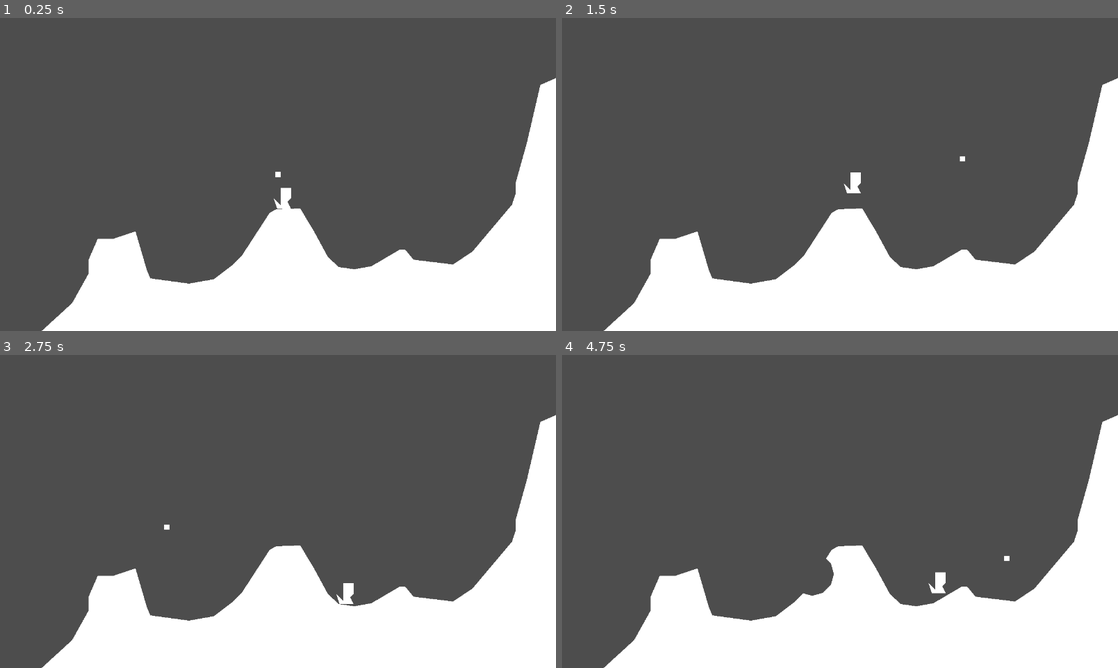
Above: before the commit, frames 1-4 (two rows, left to right).
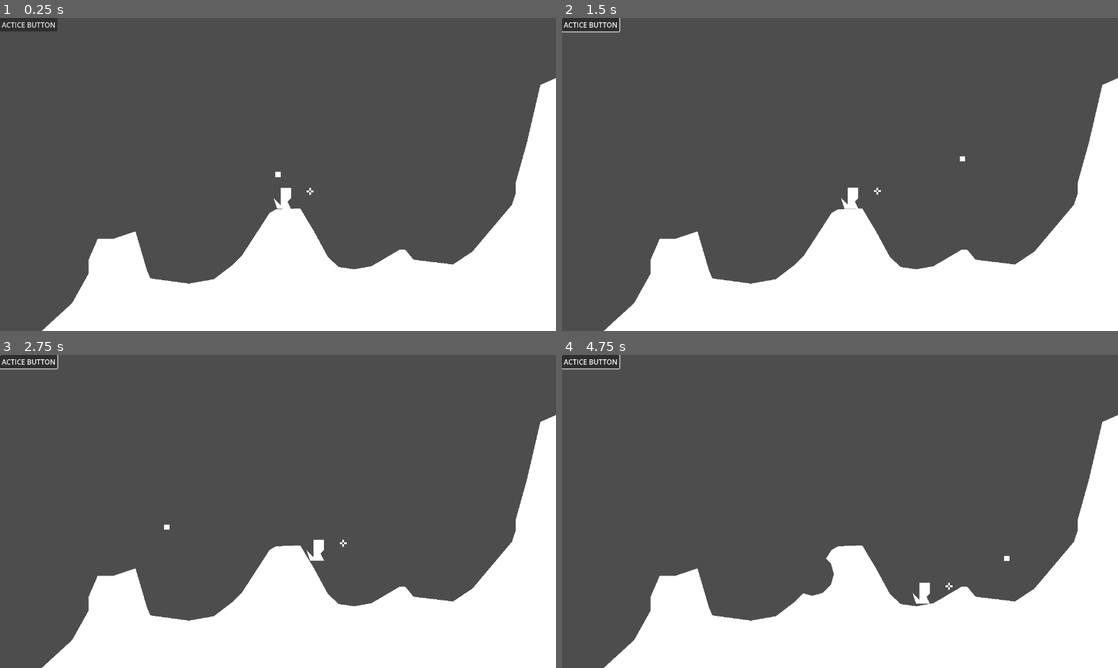
Above: after the commit, the same moments.

Repository: mojunikatowynick/Worms
Game: Godot game, scene res://Scene/main.tscn
Same seed, same stepped clock (60 frames per second), same inputs: the game is played once before the commit and once after it.
Inputs (mouse positions are in pixels of both pictures, inside the frame that each line leads up to):
- Up to frame 1 (0.25 s): no input
- Up to frame 2 (1.5 s): click (589, 24) at 0.5 s, where only the run after the commit has a clickable "ACTICE BUTTON"; tap Enter at 1.25 s; move the mouse to (962, 158) at 1.27 s; hold Right (right) from 1.28 s (still down); tap Space (jump) at 1.35 s
- Up to frame 3 (2.75 s): keep holding Right (right); tap Space (jump) at 1.52, 1.82, 2.27, 2.3, 2.57 s; move the mouse to (166, 527) at 2.02 s; click (166, 527) at 2.1 s
- Up to frame 4 (4.75 s): move the mouse to (895, 442) at 2.77 s; release Right (right) at 2.78 s; hold A (left) 2.78-3.53 s; tap Space (jump) at 2.85, 3.77, 3.8, 4.07, 4.35, 4.52 s; move the mouse to (812, 574) at 3.52 s; hold Right (right) from 3.53 s (still down); click (812, 574) at 3.6 s; move the mouse to (1006, 558) at 4.27 s

The runs differ from the first frame. In frame 1, 0.4% of the frame differs, in the area x 0-57%, y 0-57%; in frame 2, 0.7%; in frame 3, 0.7%; in frame 4, 0.8%, in the area x 0-71%, y 0-80%.

Commit message:
made energy to worm inactive and crosshair

Diff:
--- a/Bullet.gd
+++ b/Bullet.gd
@@ -2,13 +2,14 @@
 
 @onready var collision_operator = $aim/CollisionPolygon2D
 var collider
+var mouse_pos
 
 func _process(_delta):
 	mouse_track()
 	collision_operator_disabled()
 
 func mouse_track():
-	var mouse_pos = get_global_mouse_position()
+	mouse_pos = get_global_mouse_position()
 	$aim.global_position = mouse_pos
 
 func collision_operator_disabled():
@@ -24,3 +25,8 @@
 	collider = body
 	if "clip" in collider.get_parent():
 		collider.get_parent().clip(collision_operator)
+	if "push_back" in collider:
+		var center = mouse_pos
+		var energy = 500
+		var damage = 50
+		collider.push_back(center, energy, damage)
--- /dev/null
+++ b/Global/Global.gd
@@ -0,0 +1,3 @@
+extends Node
+
+var explosion_center
--- /dev/null
+++ b/Scene/main.gd
@@ -0,0 +1,11 @@
+extends Node2D
+
+
+# Called when the node enters the scene tree for the first time.
+func _ready():
+	pass # Replace with function body.
+
+
+# Called every frame. 'delta' is the elapsed time since the previous frame.
+func _process(delta):
+	pass
--- a/Scene/main.tscn
+++ b/Scene/main.tscn
@@ -12,3 +12,19 @@
 
 [node name="Worm" parent="." instance=ExtResource("3_u87op")]
 position = Vector2(654, 396)
+
+[node name="Control" type="CenterContainer" parent="."]
+offset_right = 132.0
+offset_bottom = 31.0
+size_flags_horizontal = 2
+size_flags_vertical = 4
+
+[node name="Button" type="Button" parent="Control"]
+layout_mode = 2
+size_flags_horizontal = 3
+size_flags_vertical = 4
+toggle_mode = true
+text = "ACTICE BUTTON"
+metadata/_edit_use_anchors_ = true
+
+[connection signal="toggled" from="Control/Button" to="Worm" method="_on_button_toggled"]
--- a/Scene/worm.gd
+++ b/Scene/worm.gd
@@ -3,12 +3,18 @@
 var gravity = ProjectSettings.get_setting("physics/2d/default_gravity")
 @export var jump_speed: int = -350
 @export var move_speed: int = 100
+var active: bool = false
+var hp = 100
+@onready var center_point = $Polygon2D/center
 
 func _physics_process(delta):
 
 	sprite_scalling()
 	move_and_slide()
 	movement(delta)
+
+	if hp <= 0:
+		queue_free()
 
 func sprite_scalling():
 	if velocity.x > 0:
@@ -17,9 +23,43 @@
 		$Polygon2D.scale.x = -1
 
 func movement(delta):
+
 	velocity.y += gravity * delta
-	var direction = Input.get_axis("left","right")
-	velocity.x = direction * move_speed
 
-	if Input.is_action_just_pressed("jump") and is_on_floor():
-		velocity.y = jump_speed
+	if active:
+		var direction = Input.get_axis("left","right")
+		velocity.x = direction * move_speed
+
+		if Input.is_action_pressed("up") and center_point.rotation_degrees >= -90:
+			center_point.rotation_degrees -= 5
+		elif Input.is_action_pressed("down") and center_point.rotation_degrees <= 90:
+			center_point.rotation_degrees += 5
+
+		if Input.is_action_just_pressed("jump") and is_on_floor():
+			velocity.y = jump_speed
+	else:
+		if velocity.x > 50 and is_on_floor():
+			velocity.x = velocity.x - 10
+			if velocity.x < 50:
+				velocity.x = 0
+		elif velocity.x < -50 and is_on_floor():
+			velocity.x = velocity.x + 10
+			if velocity.x > -50:
+				velocity.x = 0
+
+
+
+
+func push_back(center, energy, damage):
+		var fly_dir = center_point.global_position - center
+		velocity = fly_dir.normalized() * energy
+		hp -= damage
+
+
+
+func _on_button_toggled(toggled_on):
+	if toggled_on:
+		active = true
+	else:
+		active = false
+	print(active)
--- a/Scene/worm.tscn
+++ b/Scene/worm.tscn
@@ -1,6 +1,7 @@
-[gd_scene load_steps=3 format=3 uid="uid://clcn4ycjgav8r"]
+[gd_scene load_steps=4 format=3 uid="uid://clcn4ycjgav8r"]
 
 [ext_resource type="Script" path="res://Scene/worm.gd" id="1_jcqn5"]
+[ext_resource type="Texture2D" uid="uid://lm8tedxr7wai" path="res://Grafika/aim.png" id="2_0ta8y"]
 
 [sub_resource type="RectangleShape2D" id="RectangleShape2D_qub5h"]
 size = Vector2(32, 48)
@@ -12,5 +13,13 @@
 [node name="Polygon2D" type="Polygon2D" parent="."]
 polygon = PackedVector2Array(16, -24, -8, -24, -8, 16, -24, 0, -16, 24, 16, 24, 8, 8, 16, 0)
 
+[node name="center" type="Marker2D" parent="Polygon2D"]
+position = Vector2(0, -16)
+
+[node name="Sprite2D" type="Sprite2D" parent="Polygon2D/center"]
+position = Vector2(60, 0)
+scale = Vector2(2, 2)
+texture = ExtResource("2_0ta8y")
+
 [node name="CollisionShape2D" type="CollisionShape2D" parent="."]
 shape = SubResource("RectangleShape2D_qub5h")
--- a/project.godot
+++ b/project.godot
@@ -15,6 +15,10 @@
 config/features=PackedStringArray("4.2", "Mobile")
 config/icon="res://icon.svg"
 
+[autoload]
+
+Global="*res://Global/Global.gd"
+
 [display]
 
 window/size/viewport_width=1280
@@ -22,6 +26,12 @@
 
 [input]
 
+ui_accept={
+"deadzone": 0.5,
+"events": [Object(InputEventKey,"resource_local_to_scene":false,"resource_name":"","device":0,"window_id":0,"alt_pressed":false,"shift_pressed":false,"ctrl_pressed":false,"meta_pressed":false,"pressed":false,"keycode":4194309,"physical_keycode":0,"key_label":0,"unicode":0,"echo":false,"script":null)
+, Object(InputEventKey,"resource_local_to_scene":false,"resource_name":"","device":0,"window_id":0,"alt_pressed":false,"shift_pressed":false,"ctrl_pressed":false,"meta_pressed":false,"pressed":false,"keycode":4194310,"physical_keycode":0,"key_label":0,"unicode":0,"echo":false,"script":null)
+]
+}
 boom={
 "deadzone": 0.5,
 "events": [Object(InputEventMouseButton,"resource_local_to_scene":false,"resource_name":"","device":-1,"window_id":0,"a …(253 unchanged characters)…
@@ -64,4 +74,5 @@
 
 [rendering]
 
+textures/canvas_textures/default_texture_filter=0
 renderer/rendering_method="mobile"
Binary file added: Grafika/aim.png
Not shown, added: Grafika/aim.png.import
Not shown, added: Scene/wor1AD3.tmp
Not shown, added: Scene/worA8FF.tmp
